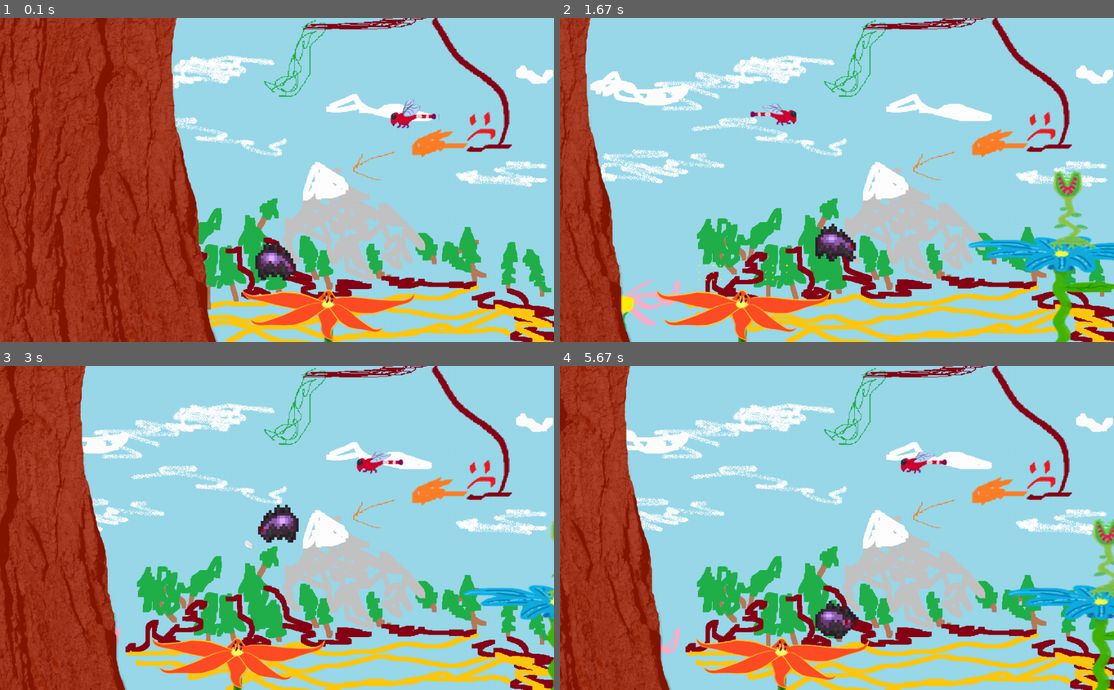
Above: before the commit, frames 1-4 (two rows, left to right).
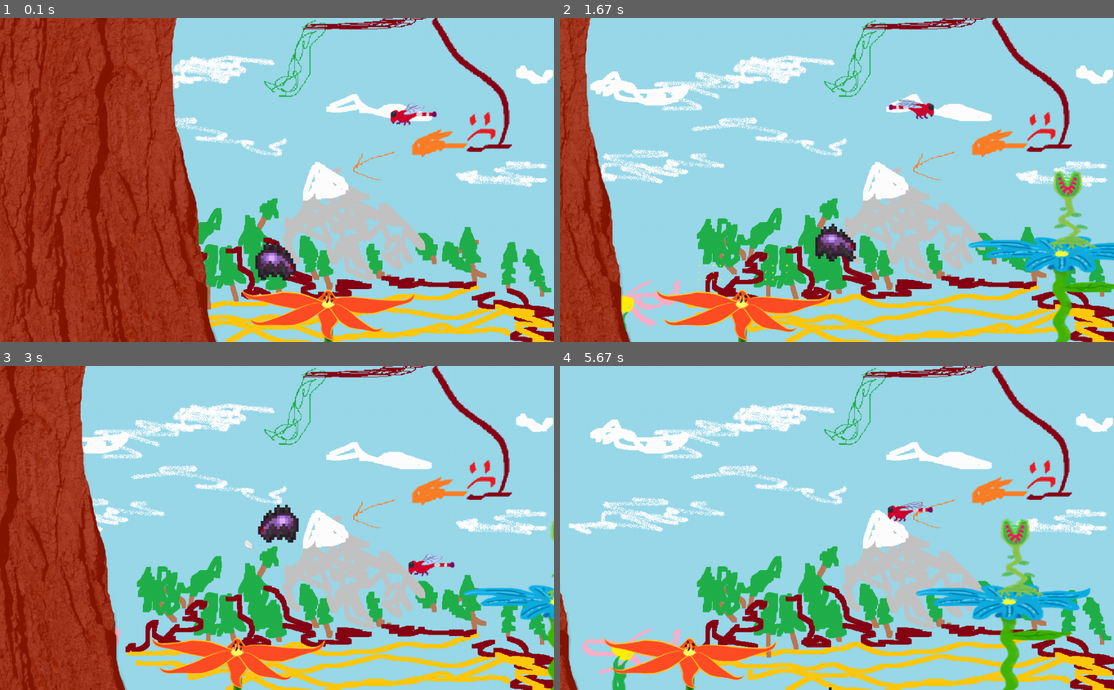
Above: after the commit, the same moments.

Repository: SwampWood/PyGame-shit
Game: pygame game, started from main.py
Two runs of this game, one before a commit and one after it. Both use one fixed random seed, a clock stepped at 60 frames per second and the inputs below.
Inputs (mouse positions are in pixels of both pictures, inside the frame that each line leads up to):
- Up to frame 1 (0.1 s): no input
- Up to frame 2 (1.67 s): press the mouse at (814, 192) at 0.37 s; move the mouse to (914, 183) at 0.47 s; release the mouse at (1014, 170) at 0.6 s; hold D 0.67-1.13 s; tap Space at 0.73, 1.03, 1.23, 1.53 s; hold D 1.17-1.63 s
- Up to frame 3 (3 s): hold A 1.67-2.2 s; tap Space at 1.73, 2.03, 2.3, 2.6 s; hold A 2.23-2.63 s; tap E at 2.67 s
- Up to frame 4 (5.67 s): right-click (837, 566) at 3.05 s; hold D 3.33-3.97 s; move the mouse to (820, 472) at 3.37 s; tap Space at 3.4, 3.7, 4.07, 4.37, 4.57, 4.87, 5.07, 5.37, 5.57 s; hold A 4-4.47 s; hold D 4.5-4.97 s; hold D 5-5.47 s; hold A from 5.5 s (still down)

The runs differ from the first frame. In frame 1, 0.3% of the frame differs, in the area x 70-80%, y 25-35%; in frame 2, 0.5%; in frame 3, 0.5%; in frame 4, 24%, in the area x 0-100%, y 0-100%.

Commit message:
Исправление анимации стрекозы, новое движение стрекозы.

Diff:
--- a/main.py
+++ b/main.py
@@ -47,9 +47,11 @@
         obj.rect.x += self.dx
         if obj.__class__.__name__ == 'Web':
             obj.target = (obj.target[0] + self.dx, obj.target[1])
-        if obj.__class__.__name__ == 'Wasp' or obj.__class__.__name__ == 'Dragonfly':
+        if obj.__class__.__name__ == 'Wasp':
             obj.right_pos += self.dx
             obj.left_pos += self.dx
+        if obj.__class__.__name__ == 'Dragonfly':
+            obj.pos_args = [(x + self.dx, y, v) for x, y, v in obj.pos_args]
 
     # позиционировать камеру на объекте target
     def update(self, target):
@@ -462,6 +464,7 @@
         self.health = health
         self.poison_damage = 0
         self.wait = 5
+        self.wait_max = 5
         self.frames = []
         self.cut_sheet(sheet, count)
         self.cur_frame = 0
@@ -488,7 +491,7 @@
         if self.wait == 0:
             self.cur_frame = (self.cur_frame + 1) % len(self.frames)
             self.image = pygame.transform.flip(self.frames[self.cur_frame], self.rotation, False)
-            self.wait = 5
+            self.wait = self.wait_max
         if not self.immunity_frames:
             for i in all_attacks:
                 if pygame.sprite.collide_mask(self, i):
@@ -516,7 +519,6 @@
         self.left_pos = left_pos
         self.right_pos = right_pos
         self.v = v
-        self.x_pos = self.left_pos
         self.sound = Wasp.buzz
         self.sound.set_volume(0)
         self.sound.play(-1)
@@ -539,17 +541,18 @@
 
 class Dragonfly(Enemy):
     enemy = load_image("Dragonfly.png")
-    buzz = pygame.mixer.Sound(os.path.join('data', 'music', f'bee_sound.mp3'))
-
-    def __init__(self, x, y, left_pos, right_pos, sheet=None, count=6, v=7, health=150, sleep=50):
+    buzz = pygame.mixer.Sound(os.path.join('data', 'music', f'dragonfly_sound.mp3'))
+
+    def __init__(self, x, y, pos_args, sheet=None, count=6, health=120, sleep=50):
         sheet = Dragonfly.enemy if not sheet else sheet
         super().__init__(x, y, sheet, count, health)
-        self.left_pos = left_pos
-        self.right_pos = right_pos
-        self.v = v
+        self.pos_args = pos_args  # список корежей с координатами и скоростями
+        self.wait = 3
+        self.wait_max = 3
         self.sleep = sleep
-        self.x_pos = self.left_pos
-        self.sound = Wasp.buzz
+        self.i = 0
+        self.v = self.pos_args[self.i][2]
+        self.sound = Dragonfly.buzz
         self.sound.set_volume(0)
         self.sound.play(-1)
 
@@ -558,20 +561,23 @@
         if self.sleep:
             self.sleep -= 1
         else:
-            if self.rotation:
-                self.rect.x += self.v  # v в пикселях
+            if self.v:
+                self.rect.x += (self.pos_args[self.i][0] - self.rect.x) // self.v
+                self.rect.y += (self.pos_args[self.i][1] - self.rect.y) // self.v
+                self.v -= 1
             else:
-                self.rect.x -= self.v  # v в пикселях
-            if self.rect.x >= self.right_pos:
+                self.rect.x, self.rect.y = self.pos_args[self.i][:2]
+                self.i = (self.i + 1) % len(self.pos_args)
+                self.v = self.pos_args[self.i][2]
+                self.sleep = 50
+            if self.rect.x >= self.pos_args[self.i][0]:
                 self.rotation = False
-                self.sleep = 50
-            elif self.rect.x <= self.left_pos:
+            elif self.rect.x <= self.pos_args[self.i][0]:
                 self.rotation = True
-                self.sleep = 50
-            if abs(self.rect.x - player.rect.x) < 500:
-                self.sound.set_volume(0.5 - abs(self.rect.x - player.rect.x) / 1000)
-            else:
-                self.sound.set_volume(0)
+        if abs(self.rect.x - player.rect.x) < 500:
+            self.sound.set_volume(0.5 - abs(self.rect.x - player.rect.x) / 1000)
+        else:
+            self.sound.set_volume(0)
 
 
 def create_map():
@@ -586,7 +592,7 @@
     TreeBranch(2500, 0, 1)
     TreeBranch(3000, 0, 2)
     FlowerPlatform(1000, 300, 2)
-    Dragonfly(300, 150, 200, 400)
+    Dragonfly(300, 150, [(450, 140, 20), (500, 340, 10), (300, 240, 30), (550, 240, 50), (400, 340, 20)])
 
 
 background = load_image("background.png")
Binary file changed: data/Dragonfly.png
